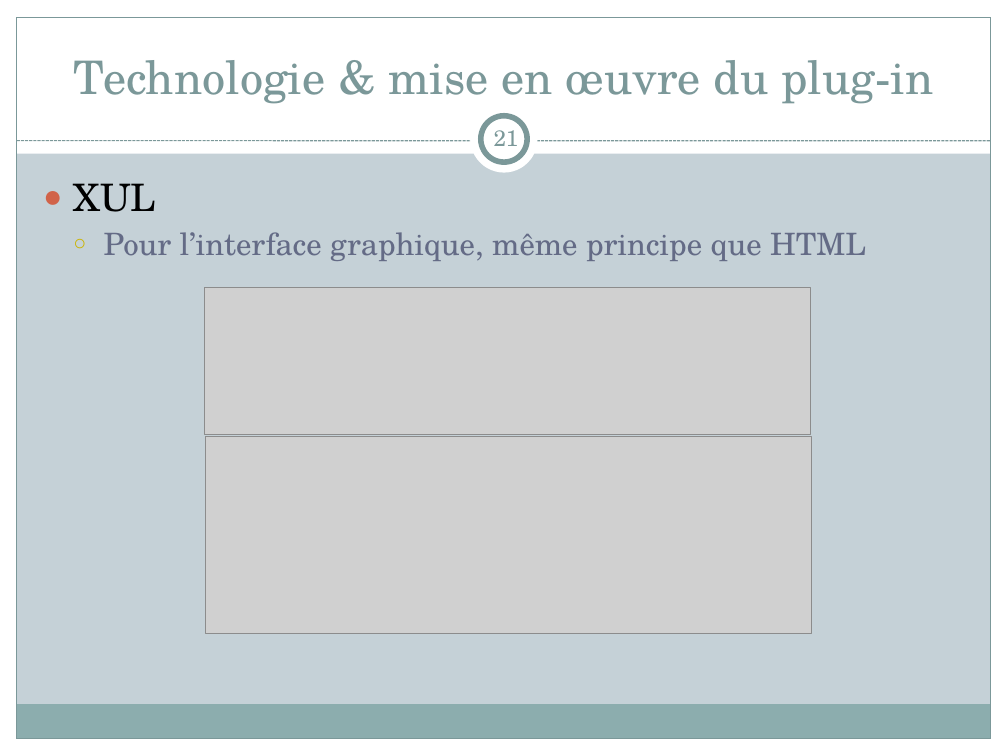
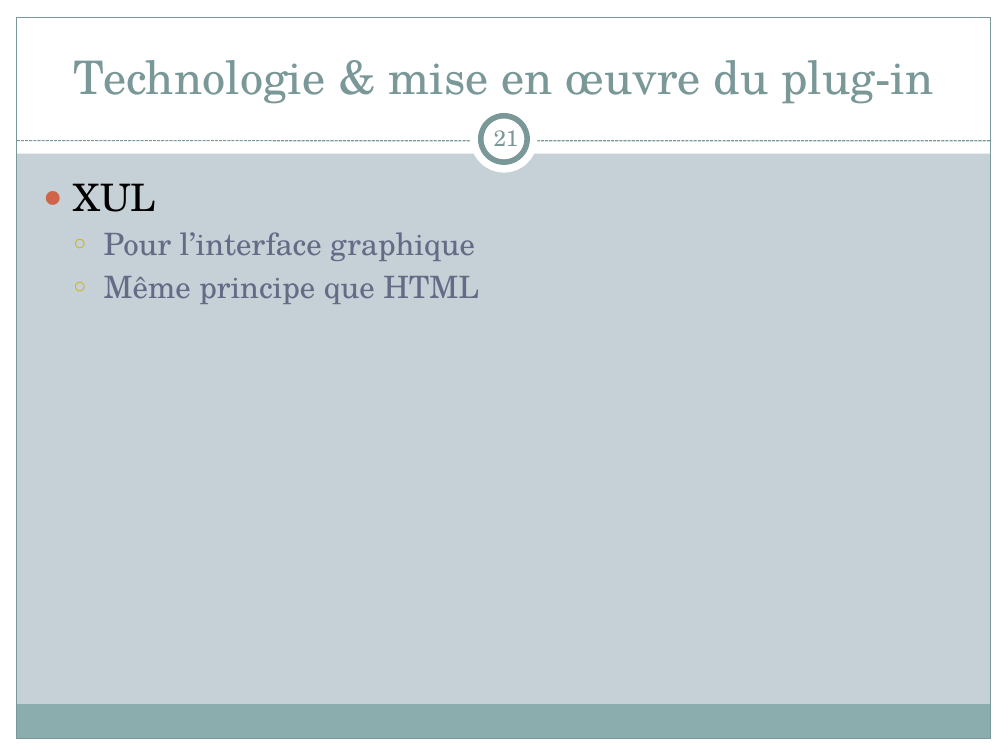
Before and after one commit to nicolasrn/pjtsyntshnr, a slide deck: slide 21 of wiki/HandiFox.pptx. Drawn at 1008x756 pixels with LibreOffice and Linux fonts; fonts in the diff are those of the drawing; grey boxes stand for pictures. Boxes give left, top, right and bottom in pixels: in the first picture for what was removed or moved away, otherwise in the second. Text is boxed around its words. In the diff, an @@ line names an element or a change of style, - is before the commit and + after.

```diff
--- a/wiki/HandiFox.pptx
+++ b/wiki/HandiFox.pptx
@@ text at (104, 232, 479, 304): text changed @@
-  ○ Pour l’interface graphique, même principe que HTML
+  ○ Pour l’interface graphique
+  ○ Même principe que HTML
@@ picture removed at (205, 287, 811, 433) @@
@@ picture removed at (206, 436, 812, 633) @@
```
